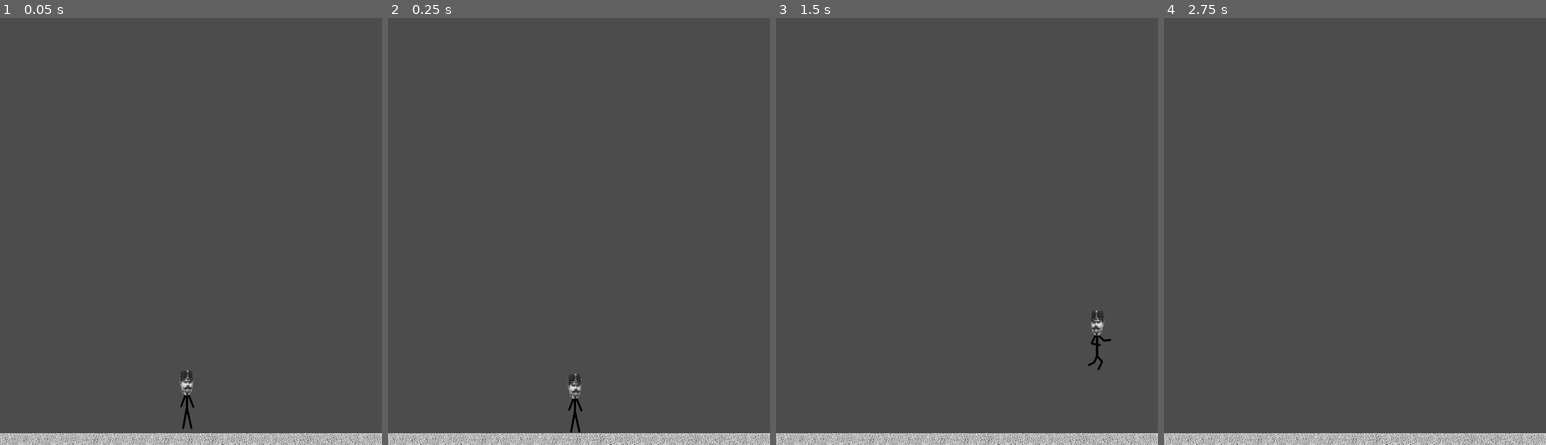
Above: before the commit, frames 1-4 (left to right).
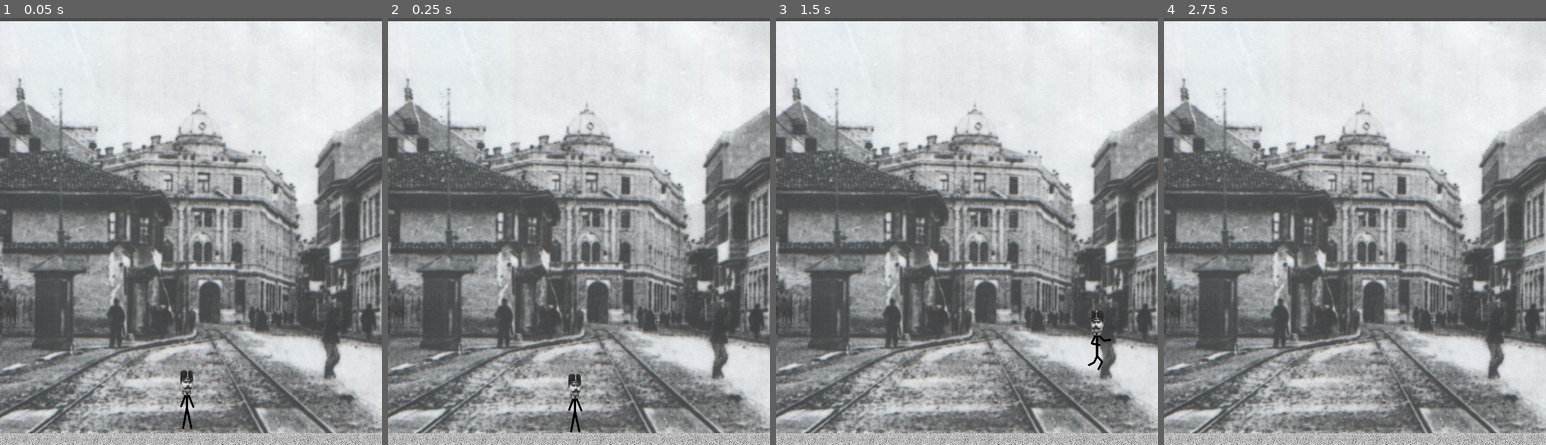
Above: after the commit, the same moments.

Repository: MrAstorii/Zadanie01
Game: Godot game, scene res://Świat.tscn
Same seed, same stepped clock (60 frames per second), same inputs: the game is played once before the commit and once after it. The project has no main scene, so this scene is started directly.
Inputs:
- Up to frame 1 (0.05 s): no input
- Up to frame 2 (0.25 s): no input
- Up to frame 3 (1.5 s): tap Enter at 0.5 s; hold Right (ui_right) from 0.53 s (still down); tap Up (ui_up) at 0.77 s
- Up to frame 4 (2.75 s): tap Up (ui_up) at 1.52 s; release Right (ui_right) at 2.03 s; hold Left (ui_left) from 2.03 s (still down)

The runs differ from the first frame. In frame 1, 74% of the frame differs, in the area x 0-100%, y 0-98%; in frame 2, 74%; in frame 3, 74%; in frame 4, 74%.

Commit message:
Update Świat.tscn

Diff:
--- a/Zadanie01/Świat.tscn
+++ b/Zadanie01/Świat.tscn
@@ -1,13 +1,25 @@
-[gd_scene load_steps=4 format=2]
+[gd_scene load_steps=5 format=2]
 
 [ext_resource path="res://FF.tscn" type="PackedScene" id=1]
 [ext_resource path="res://ziemia.png" type="Texture" id=2]
+[ext_resource path="res://Tło.jpg" type="Texture" id=3]
 
 [sub_resource type="RectangleShape2D" id=1]
 extents = Vector2( 25.0978, 16.9362 )
 
 [node name="Świat" type="Node"]
 
+[node name="TextureRect" type="TextureRect" parent="."]
+margin_left = -150.957
+margin_top = 11.3265
+margin_right = 1392.04
+margin_bottom = 882.326
+texture = ExtResource( 3 )
+stretch_mode = 1
+__meta__ = {
+"_edit_use_anchors_": false
+}
+
 [node name="FF" parent="." instance=ExtResource( 1 )]
 position = Vector2( 390.958, 794.724 )
 
